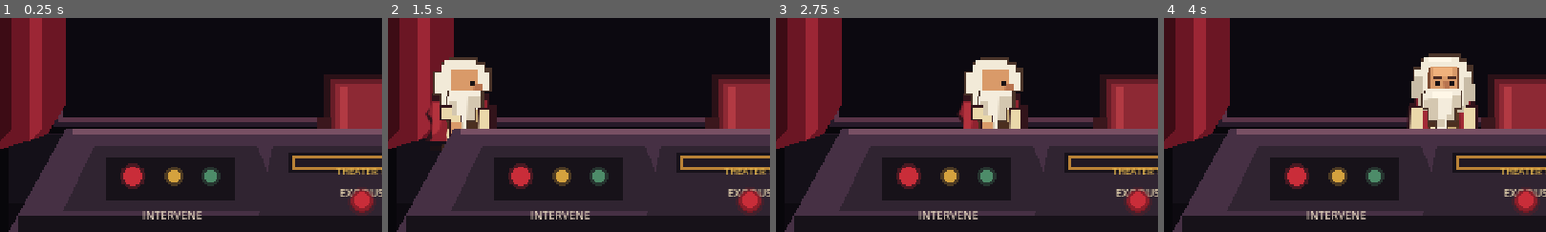
Above: before the commit, frames 1-4 (left to right).
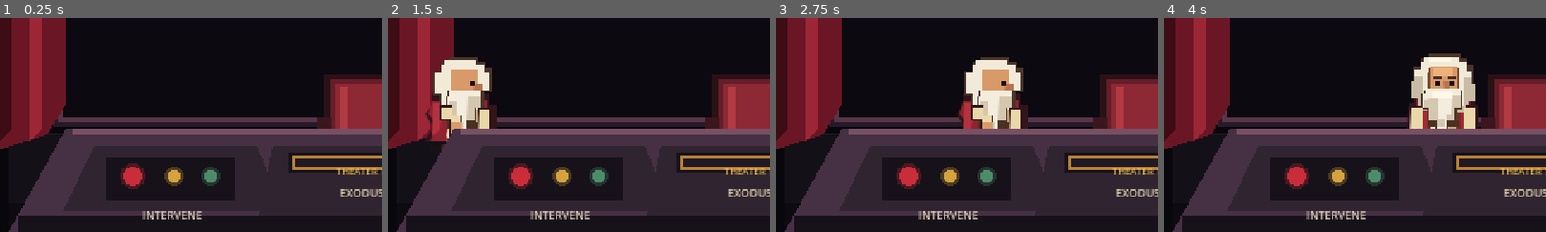
Above: after the commit, the same moments.

Repository: badmrfrosty313/the-bible-sort-of
Game: Godot game, scene res://scenes/theater/theater.tscn
Same seed, same stepped clock (60 frames per second), same inputs: the game is played once before the commit and once after it.
Inputs:
- Up to frame 1 (0.25 s): no input
- Up to frame 2 (1.5 s): no input
- Up to frame 3 (2.75 s): no input
- Up to frame 4 (4 s): no input
The pictures show only the part of the screen within x 3-53%, y 50-100%; the shares and areas given below are measured in that part.

The runs differ from the first frame. In frame 1, 0.5% of the frame differs, in the area x 91-98%, y 79-92%; in frame 2, 0.5%; in frame 3, 0.5%; in frame 4, 0.5%.

Commit message:
Polish dialogue staging and console readability

Diff:
--- a/scenes/episodes/burning_bush/burning_bush.gd
+++ b/scenes/episodes/burning_bush/burning_bush.gd
@@ -187,6 +187,8 @@
 	await get_tree().create_timer(hold).timeout
 
 func _father(text: String,hold: float) -> void:
+	if dialogue_panel != null:
+		dialogue_panel.visible = false
 	if director == null:
 		await get_tree().create_timer(hold).timeout
 		return
--- a/scenes/theater/theater.gd
+++ b/scenes/theater/theater.gd
@@ -170,8 +170,6 @@
 	_rect_poly(desk,Color("#211923"),Rect2(198,224,84,5))
 	_add_console_label(desk,"THEATER 1",Vector2(198,220),Vector2(84,11),6,COLOR_TEXT_GOLD)
 	_add_console_label(desk,"EXODUS",Vector2(207,234),Vector2(66,10),7,Color("#E7D6B1"))
-	_create_light(desk,Vector2(240,251),7,COLOR_BUTTON_RED_DARK)
-	_create_light(desk,Vector2(240,250),5,COLOR_BUTTON_RED)
 
 func _add_console_label(parent: Node,text: String,pos: Vector2,label_size: Vector2,font_size: int,color: Color) -> void:
 	var label := Label.new()
